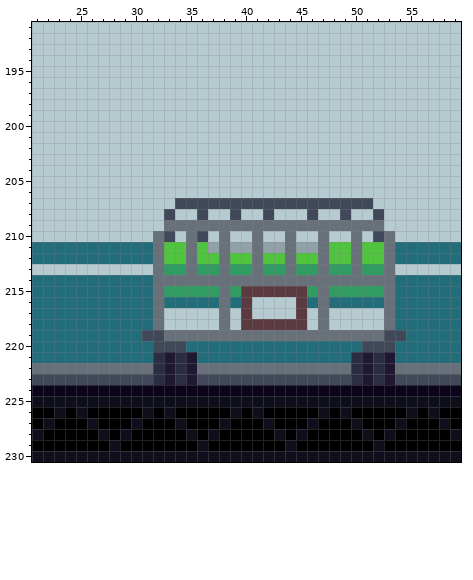
Two versions of one pixel-art file, Assets/Tileset/dummy.ase. Above, as it was before the edit.
352x232 pixels, 1 frame. Colours within 5 levels of each other are drawn and written as one. Shown: x 21..59, y 191..230.
The same view after the edit:
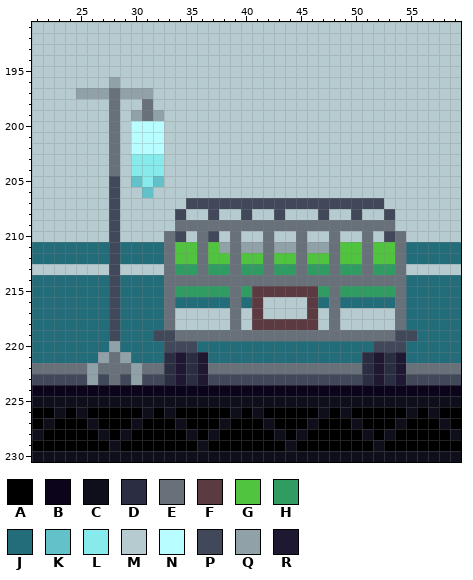
Palette (. is transparent): A #000000  B #0b041b  C #0e0f1b  D #2b2e42  E #68717a  F #5c3a41  G #51c43f  H #309c62  J #236d7a  K #63c2c9  L #88ebeb  M #b6cbcf  N #b8fdff  P #414859  Q #90a1a8  R #1f1833
The edit:
Changed rows in their new state; - is an unchanged pixel.
Layer "Player":
first column x 25:
196 ---Q---------------------------
197 QQQEQQQ------------------------
198 ---E--E------------------------
199 ---E-QEQ-----------------------
200 ---E-NNN-----------------------
201 ---E-NNN-----------------------
202 ---E-NNN-----------------------
203 ---E-LLL-----------------------
204 ---E-LLL-----------------------
205 ---P-KLK-----------------------
206 ---P--K------------------------
207 ---P-----M-----------------P---
208 ---P----MP-MP-MP-MP--MP-MP-MP--
209 ---P----M-------------------E--
210 ---P---MEPMEPME-ME-ME-ME-MEMPE-
211 ---P---JE-GEGQE-QE-QE-QE-GE-GE-
212 ---P---JE-GE-GE-GE-GE-GE-GE-GE-
213 ---P---ME-HE-HE-HE-HE-HE-HE-HE-
214 ---P---J---------------------E-
215 ---P---JE----HEH-----FHE----HE-
216 ---P---JE----JEJF---MFJE----JE-
217 ---P---JE----MEMF---MFME----ME-
218 ---P---JE----MEM-----FME----ME-
219 ---P--J-P-------------------E-P
220 ---Q---J--P---------------J--P-
221 --QEQ--JDRDR-------------JDRDR-
222 -Q---Q-EDRDR-------------EDRDR-
223 -Q-E-Q-PDRDR-------------PDRDR-
Pixel boxes of the changes (left, top, right, bottom) in both pictures:
changed: (76, 77, 417, 385)
